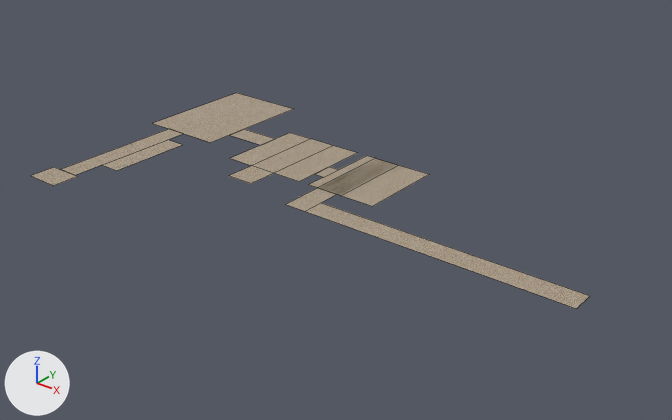
The FBX model Assets/Level_Design/Models/PrototypeLevels/Level0/Level0Ground.fbx: old version first, new version second.
Before and after are seen from a 50 mm camera at (86.4, -123.2, 79.0) aimed at (-18.3, 7.6, -2.1). The axes (+X, +Y, +Z) are drawn at lower left. The lights are the same throughout. Mesh edges are drawn as thin lines. Where no turn or scale is listed for an object, it has been applied to the vertices.

Objects in the first picture: 'Level0Ground'.
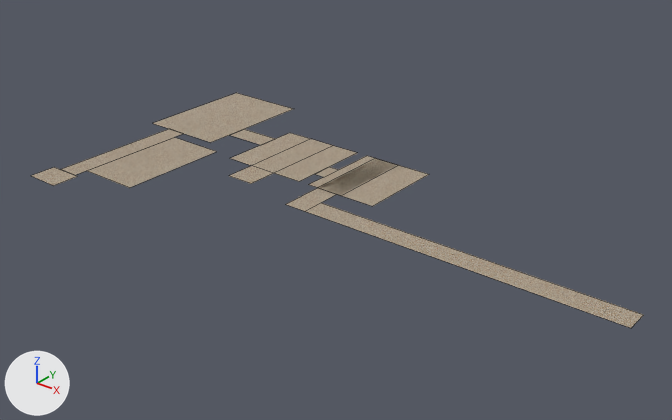
Commit message: Updated Level0 and Level1

Pixel boxes [x1, y1, x2, y2] of what changed, in the pictures (672 x 420 px; the box of a moved part takes in the faces that stretch with it):
```json
{"object": "Level0Ground", "change": "reshaped", "before": [31, 93, 590, 309], "after": [31, 93, 644, 328], "on screen": "10% wider, 9% taller"}
{"part": 1, "of": "me_plane", "change": "moved or reshaped", "before": [103, 140, 182, 171], "after": [87, 137, 217, 188]}
{"part": 2, "of": "me_plane", "change": "moved or reshaped", "before": [305, 203, 590, 309], "after": [305, 203, 644, 328]}
```

Edits to the scene script, one JSON object a line:
```json
{"block": "me_plane", "where": "me_plane.from_pydata(...)  # 49 vertices, 14 faces; spans x -80.0..36.9, y -23.0..43.0, z 0.0"}
{"block": "me_plane", "where": "# used by ob_level0ground; location = (0.0, 0.0, 0.0)"}
{"block": "me_plane", "change": "me_plane part 1"}
{"op": "set", "path": "me_plane.vertices[29].co", "old": "(-64.0, -10.0, 0.0)", "new": "(-55.0, -14.0, 0.0)", "note": "pixel (116, 170) -> pixel (129, 187)"}
{"op": "set", "path": "me_plane.vertices[30].co", "old": "(-64.0, 9.0, 0.0)", "new": "(-55.0, 11.0, 0.0)", "note": "pixel (182, 144) -> pixel (216, 151)"}
{"op": "set", "path": "me_plane.vertices[31].co", "old": "(-69.0, -10.0, 0.0)", "new": "(-69.0, -14.0, 0.0)", "note": "pixel (101, 165) -> pixel (86, 170)"}
{"op": "set", "path": "me_plane.vertices[32].co", "old": "(-69.0, 9.0, 0.0)", "new": "(-69.0, 11.0, 0.0)", "note": "pixel (167, 139) -> pixel (174, 137)"}
{"block": "me_plane", "change": "me_plane part 2"}
{"op": "set", "path": "me_plane.vertices[1].co", "old": "(36.9, 0.0, 0.0)", "new": "(46.0, 0.0, 0.0)", "note": "pixel (576, 308) -> pixel (631, 328)"}
{"op": "set", "path": "me_plane.vertices[3].co", "old": "(36.9, 5.0, 0.0)", "new": "(46.0, 5.0, 0.0)", "note": "pixel (590, 295) -> pixel (643, 314)"}
```
